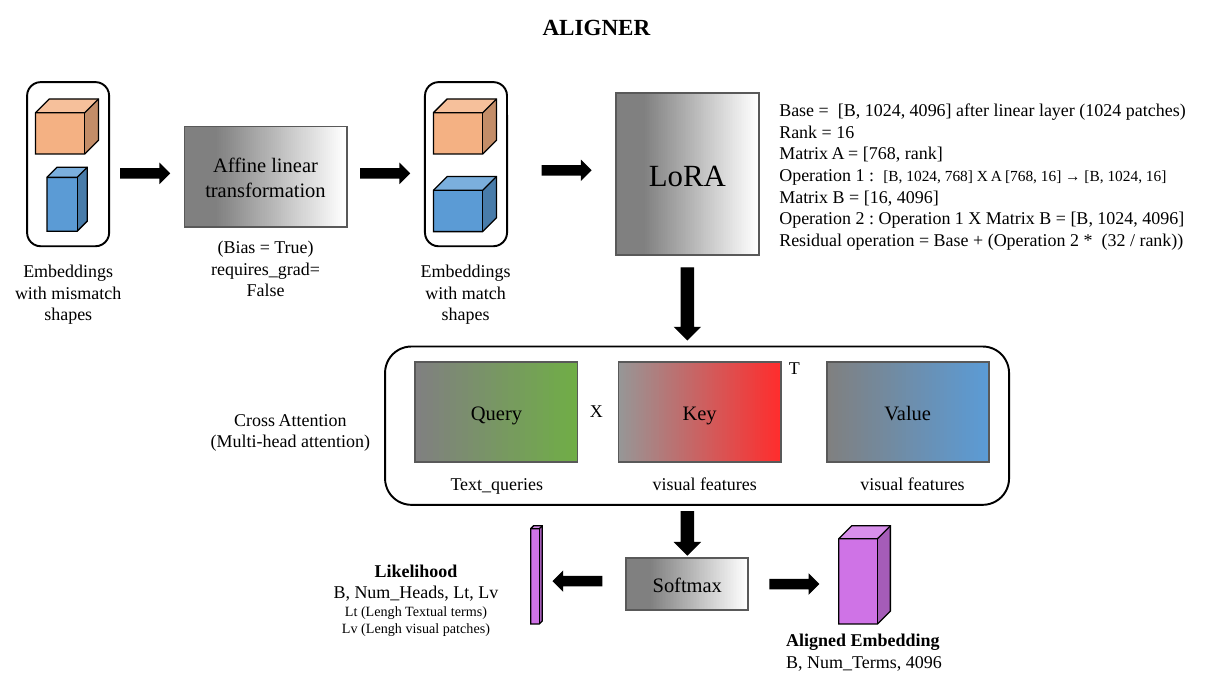
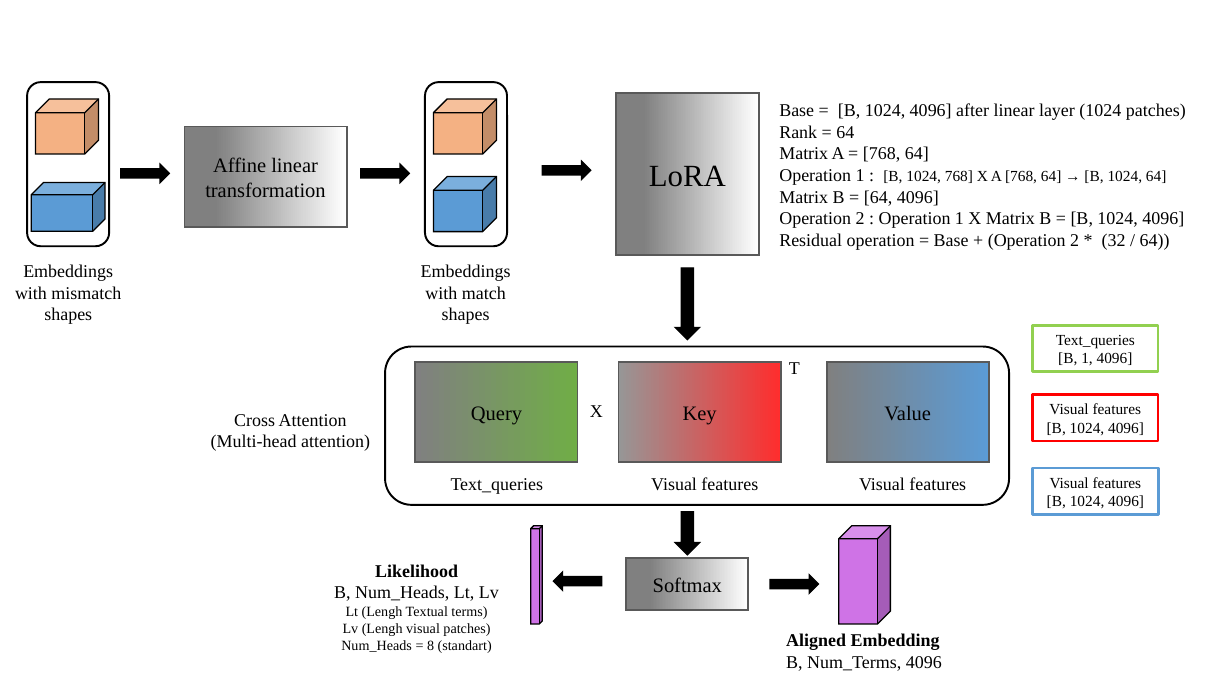
Before and after one commit to GabrielFerrante/SceneEmbed-Up, a slide deck: slide 2 of Diagram.pptx. Drawn at 1232x693 pixels with LibreOffice and Linux fonts; fonts in the diff are those of the drawing. Boxes give left, top, right and bottom in pixels: in the first picture for what was removed or moved away, otherwise in the second. Text is boxed around its words. In the diff, an @@ line names an element or a change of style, - is before the commit and + after.

```diff
--- a/Diagram.pptx
+++ b/Diagram.pptx
@@ text removed at [543,19,651,36] @@
-ALIGNER
@@ text at [779,125,1167,206]: text changed @@
-Rank = 16
-Matrix A = [768, rank]
-Operation 1 : [B, 1024, 768] X A [768, 16] → [B, 1024, 16]
-Matrix B = [16, 4096]
+Rank = 64
+Matrix A = [768, 64]
+Operation 1 : [B, 1024, 768] X A [768, 64] → [B, 1024, 64]
+Matrix B = [64, 4096]
@@ cube: place and size @@
-cube at [47,167,88,231]
+cube at [31,183,105,232]
@@ text at [779,233,1170,250]: text changed @@
-Residual operation = Base + (Operation 2 * (32 / rank))
+Residual operation = Base + (Operation 2 * (32 / 64))
@@ text removed at [211,240,320,296] @@
-(Bias = True)
-requires_grad=False
@@ rectangle added at [1033,325,1159,372], outline #92D050 2.25 pt, 12 pt, text #000000 @@
+Text_queries
+[B, 1, 4096]
@@ rectangle added at [1033,395,1159,441], outline #FF0000 2.25 pt, 12 pt, text #000000 @@
+Visual features
+[B, 1024, 4096]
@@ text at [651,477,758,490]: text changed @@
-visual features
+Visual features
@@ text at [859,477,966,490]: text changed @@
-visual features
+Visual features
@@ rectangle added at [1033,469,1159,515], outline #5B9BD5 2.25 pt, 12 pt, text #000000 @@
+Visual features
+[B, 1024, 4096]
@@ text at [341,640,492,653]: paragraph added @@
+Num_Heads = 8 (standart)
```
Also in this commit, not shown: 1 other slide changed, 1 slide added, 3 slides removed, 3 other files.
